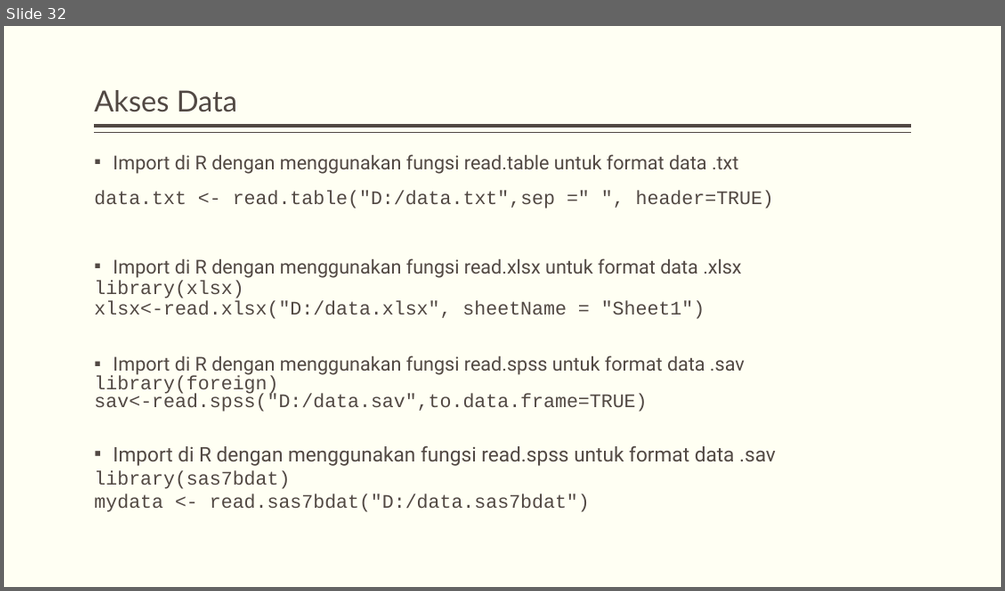
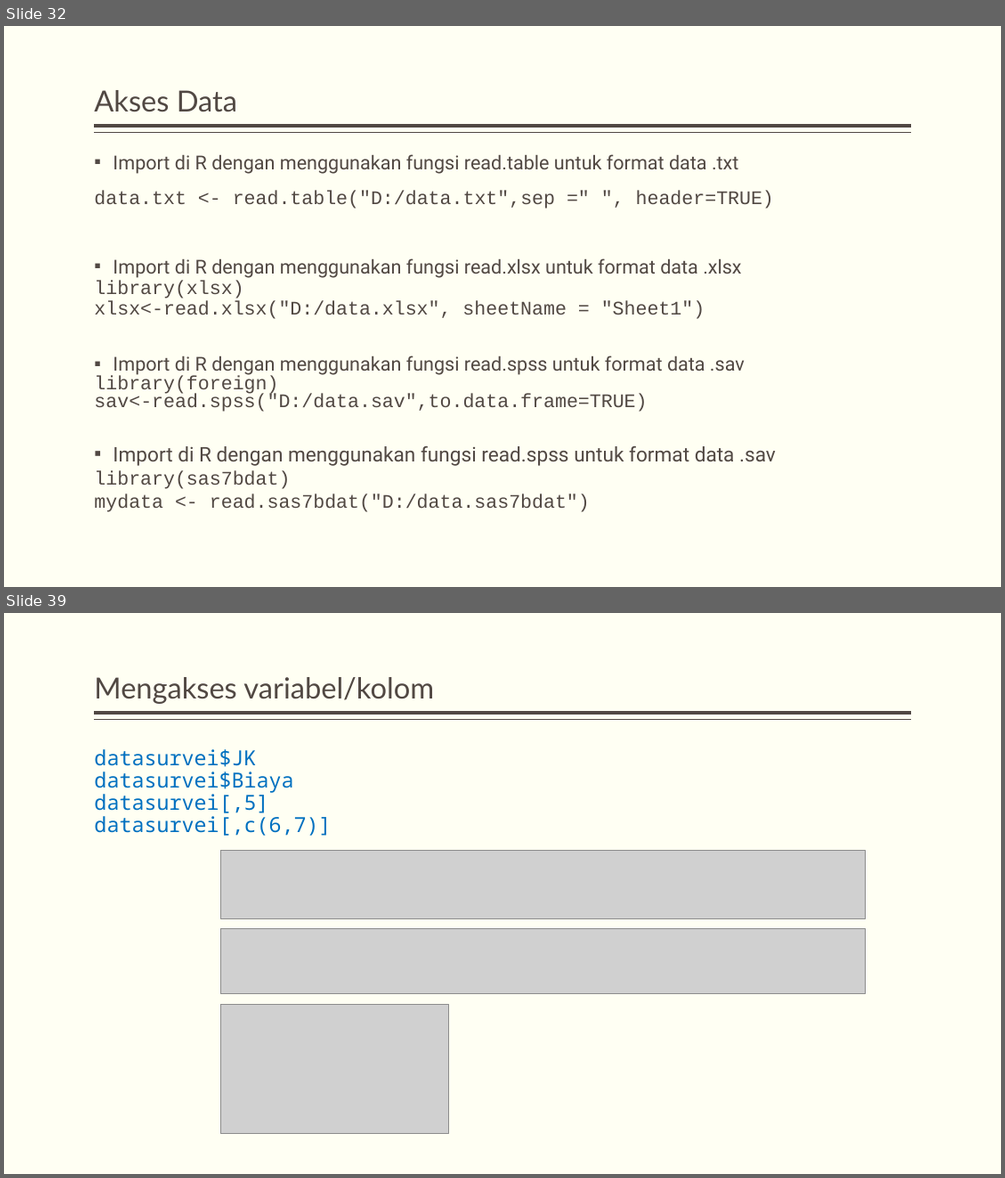
Before and after one commit to dewikiswani/pengantar-R, a slide deck: slide/pengenalan R.pptx. Shown one above the other, each under a label of ours: slide 32 before the commit, slides 32 and 39 after it; the slides between them are not shown. The pictures are 1005x591 and 1005x1178 pixels, drawn with LibreOffice and Linux fonts; fonts in the diff are those of the drawing; grey boxes stand for pictures. Boxes give left, top, right and bottom in pixels: in the first picture for what was removed or moved away, otherwise in the second. Text is boxed around its words. In the diff, an @@ line names an element or a change of style, - is before the commit and + after.

```diff
--- a/slide/pengenalan R.pptx
+++ b/slide/pengenalan R.pptx
@@ slide 39 added at [4,613,1001,1174], background #FFFFF3; not listed: 2 template elements that a slide beside it also shows @@
@@ title added at [94,677,434,704], 28 pt, text #514843 @@
+Mengakses variabel/kolom
@@ text added at [94,749,331,835], 20 pt, text #0070C0 @@
+datasurvei$JK
+datasurvei$Biaya
+datasurvei[,5]
+datasurvei[,c(6,7)]
@@ picture added at [220,851,865,919] @@
@@ picture added at [220,929,866,994] @@
@@ picture added at [220,1004,448,1134] @@
```
Also in this commit, not shown: 7 slides changed, 20 other slides added, 15 slides removed, 1 other file.
